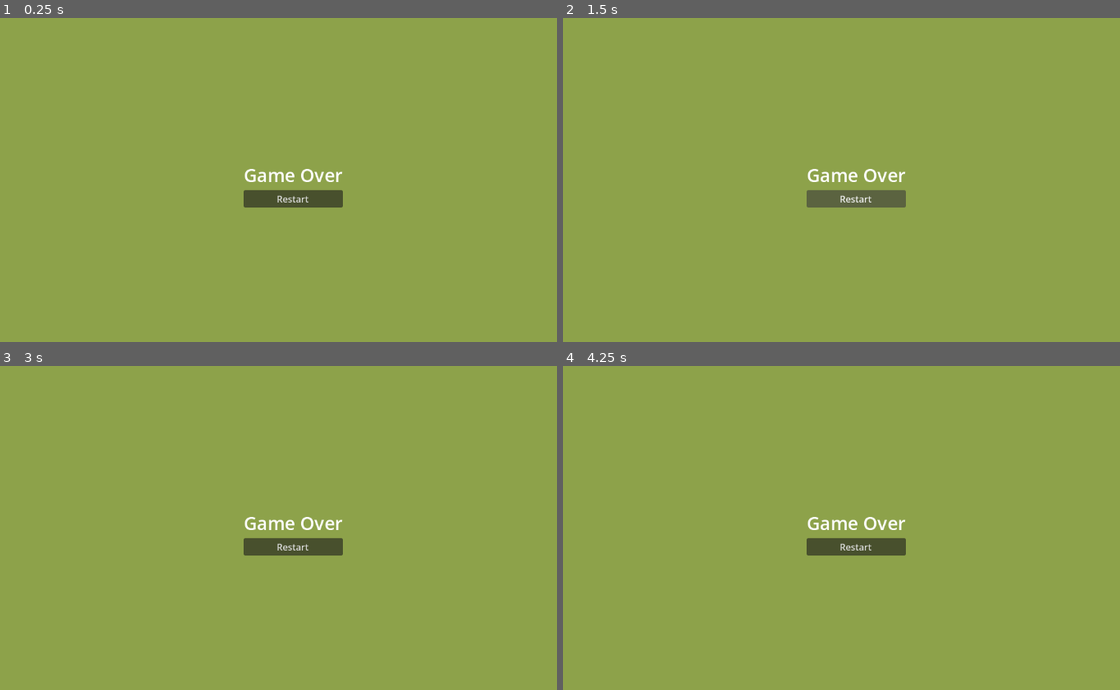
Above: before the commit, frames 1-4 (two rows, left to right).
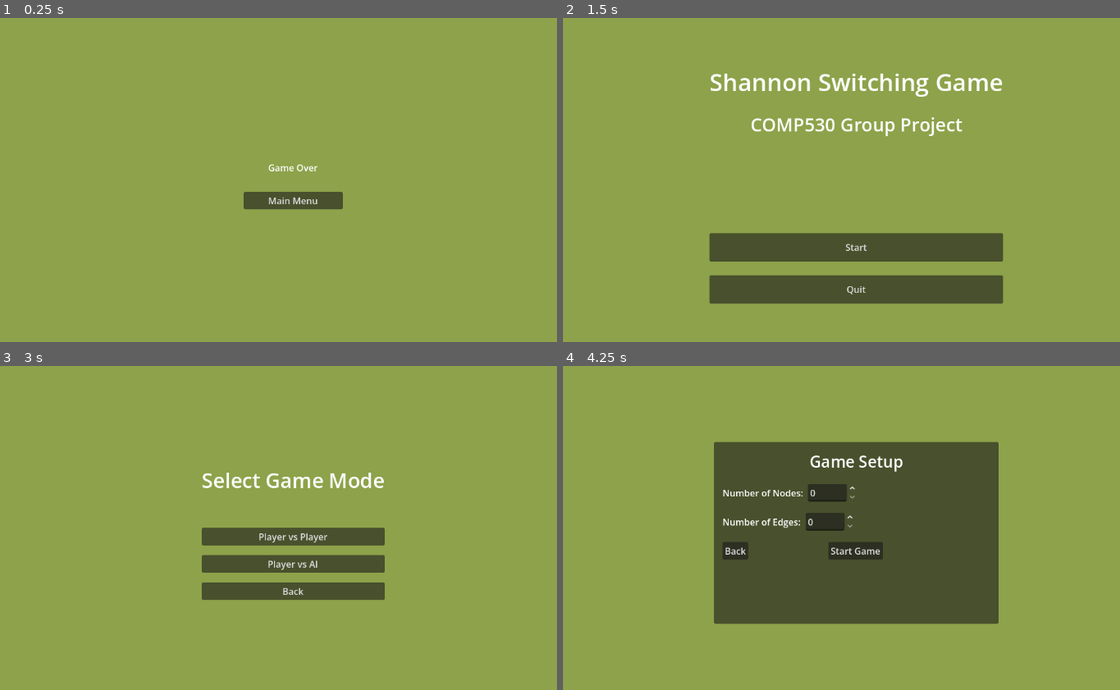
Above: after the commit, the same moments.

Repository: harv-sudo/Shannon-Switching-Game
Game: Godot game, scene res://gameOverScreen.tscn
Two runs of this game, one before a commit and one after it. Both use one fixed random seed, a clock stepped at 60 frames per second and the inputs below. This scene is started directly instead of the project's main scene.
Inputs (mouse positions are in pixels of both pictures, inside the frame that each line leads up to):
- Up to frame 1 (0.25 s): no input
- Up to frame 2 (1.5 s): click "Restart" (after the commit: "Main Menu") at 0.5 s; click (858, 199) at 1.25 s, where only the run before the commit has a clickable "Restart"
- Up to frame 3 (3 s): click (295, 547) at 2 s, where only the run before the commit has a clickable "Restart"; click (295, 596) at 2.75 s, where only the run after the commit has a clickable "Start"
- Up to frame 4 (4.25 s): click (858, 537) at 3.5 s, where only the run after the commit has a clickable "Player vs Player"

The runs differ from the first frame. In frame 1, 0.7% of the frame differs, in the area x 43-62%, y 45-59%; in frame 2, 12%; in frame 3, 6.5%; in frame 4, 28%, in the area x 27-79%, y 23-80%.

Commit message:
Update: GameOverScreen
- Shows winner on game over screen
- Button to return to main menu

** Bug: Game will not restart (due to missing values now in edges**

Diff:
--- a/gameOverScreen.tscn
+++ b/gameOverScreen.tscn
@@ -1,4 +1,8 @@
 [gd_scene format=3 uid="uid://cyjsn17mfonuq"]
+
+[ext_resource type="Script" uid="uid://dqmeeu17lhjiq" path="res://scripts/ui/game_over_screen.gd" id="1_iot85"]
+
+[sub_resource type="LabelSettings" id="LabelSettings_v7ja1"]
 
 [node name="Control" type="Control" unique_id=1752648630]
 layout_mode = 3
@@ -7,10 +11,11 @@
 anchor_bottom = 1.0
 grow_horizontal = 2
 grow_vertical = 2
+size_flags_horizontal = 4
+script = ExtResource("1_iot85")
 
-[node name="CanvasLayer" type="CanvasLayer" parent="." unique_id=948258129]
-
-[node name="VBoxContainer" type="VBoxContainer" parent="CanvasLayer" unique_id=982511256]
+[node name="VBoxContainer" type="VBoxContainer" parent="." unique_id=982511256]
+layout_mode = 1
 anchors_preset = 8
 anchor_left = 0.5
 anchor_top = 0.5
@@ -22,14 +27,21 @@
 offset_bottom = 40.0
 grow_horizontal = 2
 grow_vertical = 2
-size_flags_horizontal = 4
+size_flags_horizontal = 8
 size_flags_vertical = 4
 
-[node name="Label" type="Label" parent="CanvasLayer/VBoxContainer" unique_id=269874326]
+[node name="Label2" type="Label" parent="VBoxContainer" unique_id=1272310459]
 layout_mode = 2
+text = "Game Over"
+horizontal_alignment = 1
+
+[node name="Label" type="Label" parent="VBoxContainer" unique_id=269874326]
+layout_mode = 2
+size_flags_horizontal = 4
 theme_override_font_sizes/font_size = 32
-text = "Game Over"
+text = "WINNER"
+label_settings = SubResource("LabelSettings_v7ja1")
 
-[node name="Button" type="Button" parent="CanvasLayer/VBoxContainer" unique_id=1434789436]
+[node name="Button" type="Button" parent="VBoxContainer" unique_id=1434789436]
 layout_mode = 2
-text = "Restart"
+text = "Main Menu"
--- a/project.godot
+++ b/project.godot
@@ -13,7 +13,7 @@
 config/name="Shannon Switching Game"
 run/main_scene="uid://rkun70jouwsb"
 config/features=PackedStringArray("4.6", "GL Compatibility")
-config/icon="res://icon.svg"
+config/icon="uid://ddxmxgyyfy8mn"
 
 [autoload]
 
--- /dev/null
+++ b/scripts/ui/game_over_screen.gd
@@ -0,0 +1,20 @@
+extends Control
+
+@onready var winnerLabel = $"VBoxContainer/Label"
+@onready var restartButton = $"VBoxContainer/Button"
+
+
+
+# Called when the node enters the scene tree for the first time.
+func _ready() -> void:
+	winnerLabel.text = GlobalVariables.winner_label
+	restartButton.pressed.connect(return_to_main_menu)
+
+
+
+# Called every frame. 'delta' is the elapsed time since the previous frame.
+func _process(delta: float) -> void:
+	pass
+
+func return_to_main_menu():
+	get_tree().change_scene_to_file("res://scenes/mainMenu.tscn")
Not shown, added: scripts/ui/game_over_screen.gd.uid
